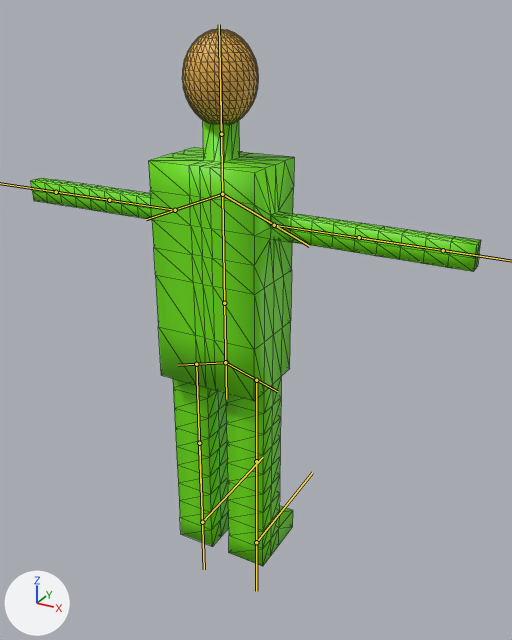
Two versions of the glTF model assets/player.glb, one commit apart.
One viewpoint serves both versions: a 50 mm camera at (1.88, -3.06, 1.11) aimed at (0.09, 0.18, -0.52). Lighting does not change. The marker at lower left points along +X, +Y and +Z. The bones that bend it are drawn over the model as lines. Mesh edges are drawn as thin lines.

Objects in the first picture: 'Player'.
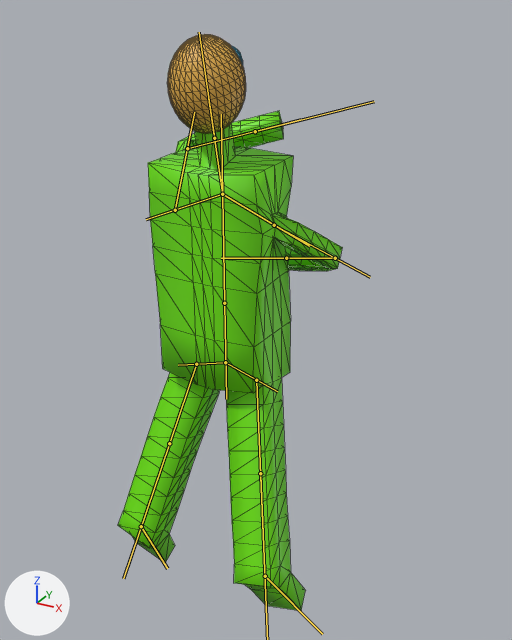
The newer file adds an action. The first version stands in its rest pose; the second is drawn at frame 1 of the action 'VineClimbing'.

The edits, one by one:
Bone 'Bone.001' (bone_bone_001) turns from (0, 0, 0) to (-15, 0, 0) degrees about its own x, y and z.
Bone 'Bone.005' (bone_bone_005) turns from (0, 0, 0) to (65, -30, 0) degrees about its own x, y and z.
Bone 'Bone.006' (bone_bone_006) turns from (0, 0, 0) to (90, 0, 0) degrees about its own x, y and z.
Bone 'Bone.009' (bone_bone_009) turns from (0, 0, 0) to (-29, -10, 73) degrees about its own x, y and z.
Bone 'Bone.010' (bone_bone_010) turns from (0, 0, 0) to (0, 0, 85) degrees about its own x, y and z.
Bone 'Bone.014' (bone_bone_014) turns from (0, 0, 0) to (20, 0, 15) degrees about its own x, y and z.
Bone 'Bone.016' (bone_bone_016) turns from (0, 0, 0) to (35, 0, 0) degrees about its own x, y and z.
Bone 'Bone.018' (bone_bone_018) turns from (0, 0, 0) to (20, 0, -15) degrees about its own x, y and z.
Bone 'Bone.020' (bone_bone_020) turns from (0, 0, 0) to (35, 0, 0) degrees about its own x, y and z.

What differs and where, as boxes (x1, y1, x2, y2) in the pictures (512 x 640 px):
'Player', posed (50% narrower, 7% taller): before (31, 29, 481, 566); after (118, 34, 342, 611)
bone 'Bone.001', root to tip: before (222, 194) to (220, 92); after (222, 194) to (208, 98)
bone 'Bone.005', root to tip: before (274, 225) to (420, 247); after (274, 225) to (370, 277)
bone 'Bone.006', root to tip: before (359, 237) to (504, 259); after (335, 258) to (259, 258)
bone 'Bone.009', root to tip: before (175, 210) to (69, 194); after (175, 210) to (194, 112)
bone 'Bone.010', root to tip: before (109, 200) to (23, 187); after (187, 148) to (301, 119)
bone 'Bone.014', root to tip: before (256, 380) to (256, 510); after (256, 380) to (263, 534)
bone 'Bone.016', root to tip: before (256, 542) to (312, 472); after (265, 576) to (322, 634)
bone 'Bone.018', root to tip: before (196, 364) to (201, 490); after (196, 364) to (152, 493)
bone 'Bone.020', root to tip: before (202, 522) to (263, 457); after (141, 526) to (167, 568)
